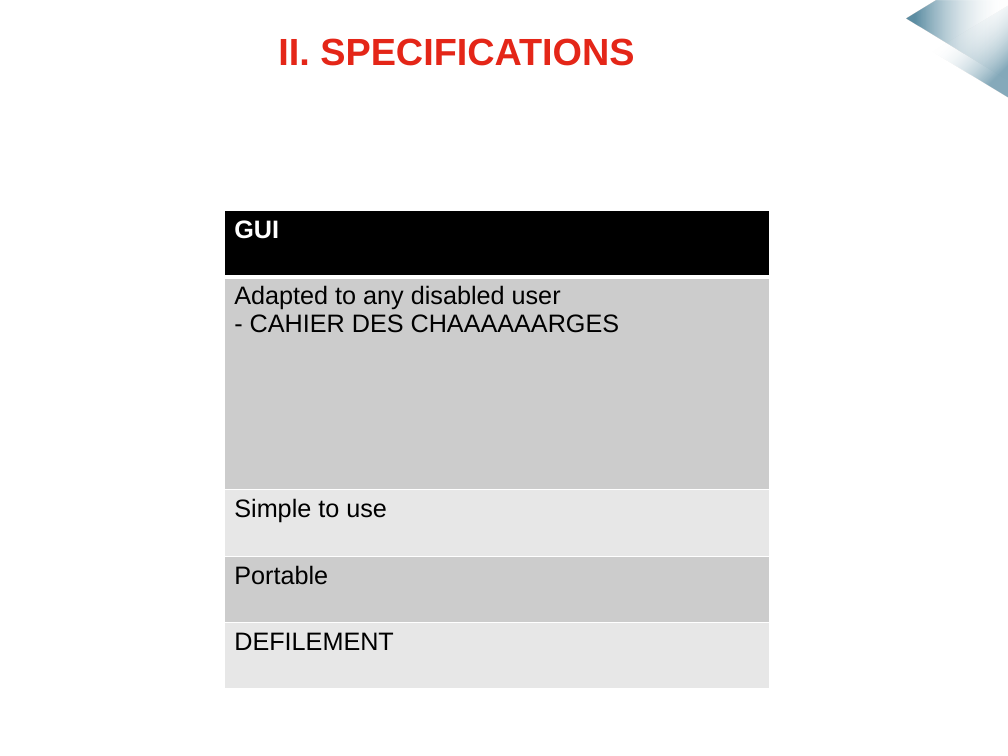
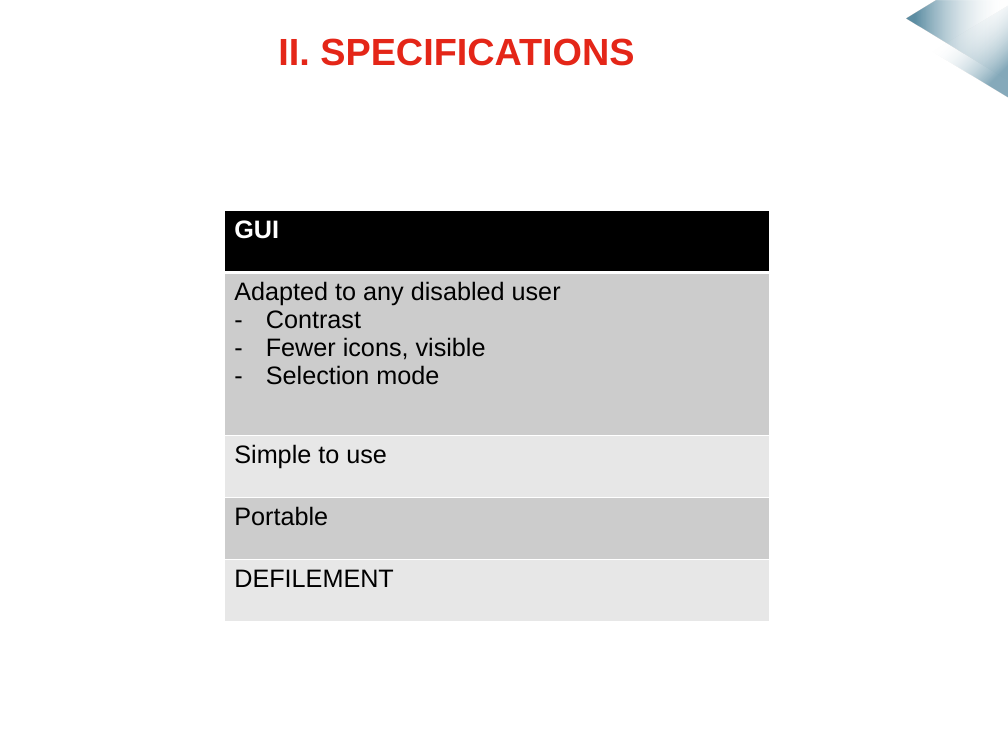
Before and after one commit to mmeven/EP_Domotique_Tablette, a slide deck: slide 7 of Rendu/Diapo_prototype_janvier.pptx. Drawn at 1008x756 pixels with LibreOffice and Linux fonts; fonts in the diff are those of the drawing; background and template pictures are left out. Boxes give left, top, right and bottom in pixels: in the first picture for what was removed or moved away, otherwise in the second. Text is boxed around its words. In the diff, an @@ line names an element or a change of style, - is before the commit and + after.

```diff
--- a/Rendu/Diapo_prototype_janvier.pptx
+++ b/Rendu/Diapo_prototype_janvier.pptx
@@ table at [225, 211, 770, 622] @@
-row 2, column 1: Adapted to any disabled user / - CAHIER DES CHAAAAAARGES
+row 2, column 1: Adapted to any disabled user / Contrast / Fewer icons, visible / Selection mode
```
Also in this commit, not shown: 7 other slides changed, 2 slides added, 2 slides removed, 4 other files.
